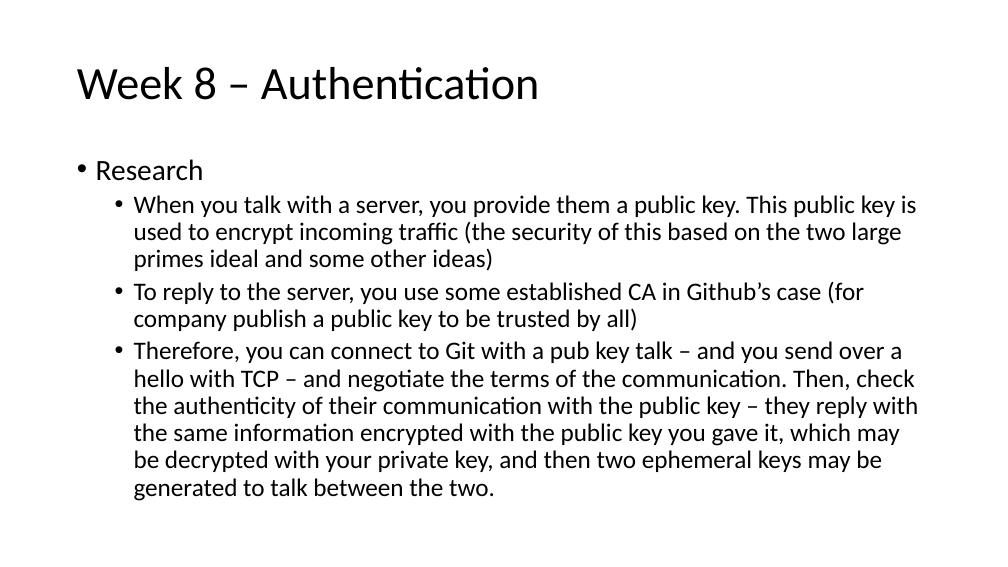
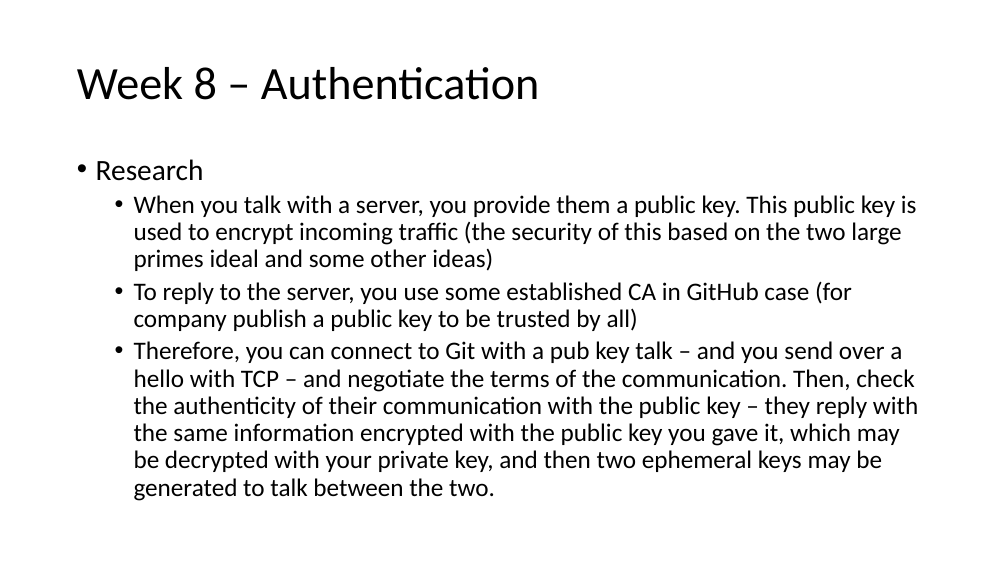
Before and after one commit to burwinliu-zz/my-jupyter-nb, a slide deck: slide 11 of Notes/summer2020/Summer_Summary.pptx. Drawn at 1008x567 pixels with LibreOffice and Linux fonts; fonts in the diff are those of the drawing. Boxes give left, top, right and bottom in pixels: in the first picture for what was removed or moved away, otherwise in the second. Text is boxed around its words. In the diff, an @@ line names an element or a change of style, - is before the commit and + after.

```diff
--- a/Notes/summer2020/Summer_Summary.pptx
+++ b/Notes/summer2020/Summer_Summary.pptx
@@ text at <box>134,281,852,331</box>: text changed @@
-  • To reply to the server, you use some established CA in Github’s case (for company publish a public key to be trusted by all)
+  • To reply to the server, you use some established CA in GitHub case (for company publish a public key to be trusted by all)
```
Also in this commit, not shown: 14 other files.
